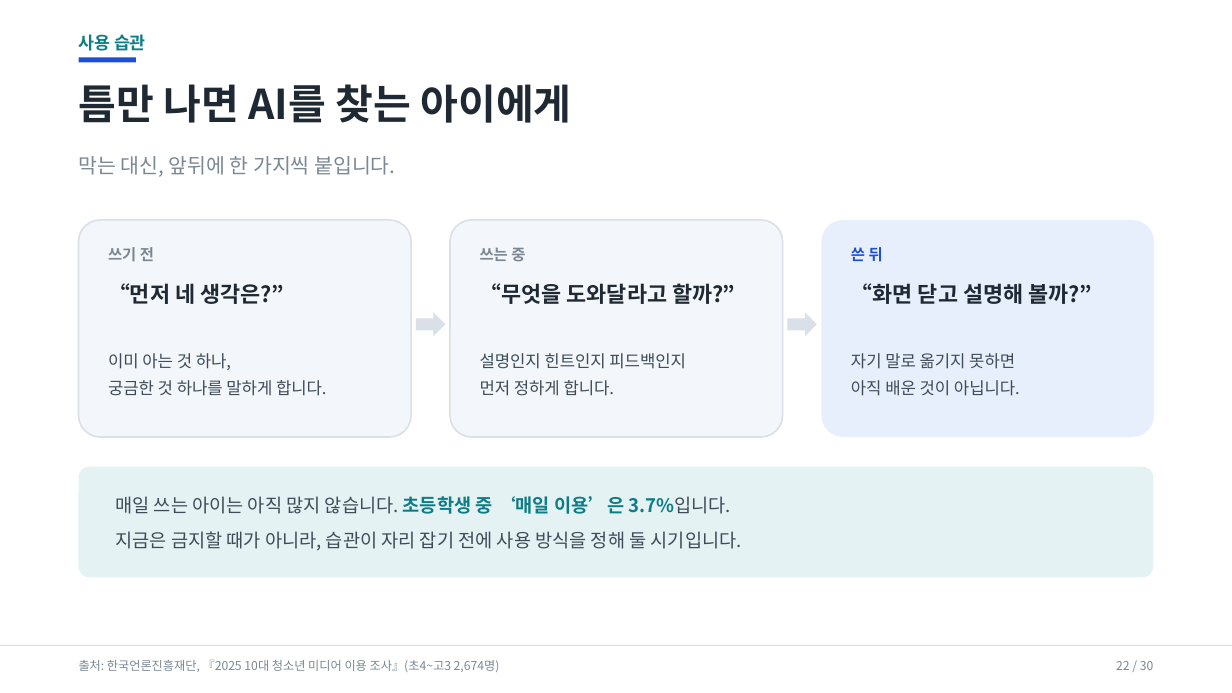
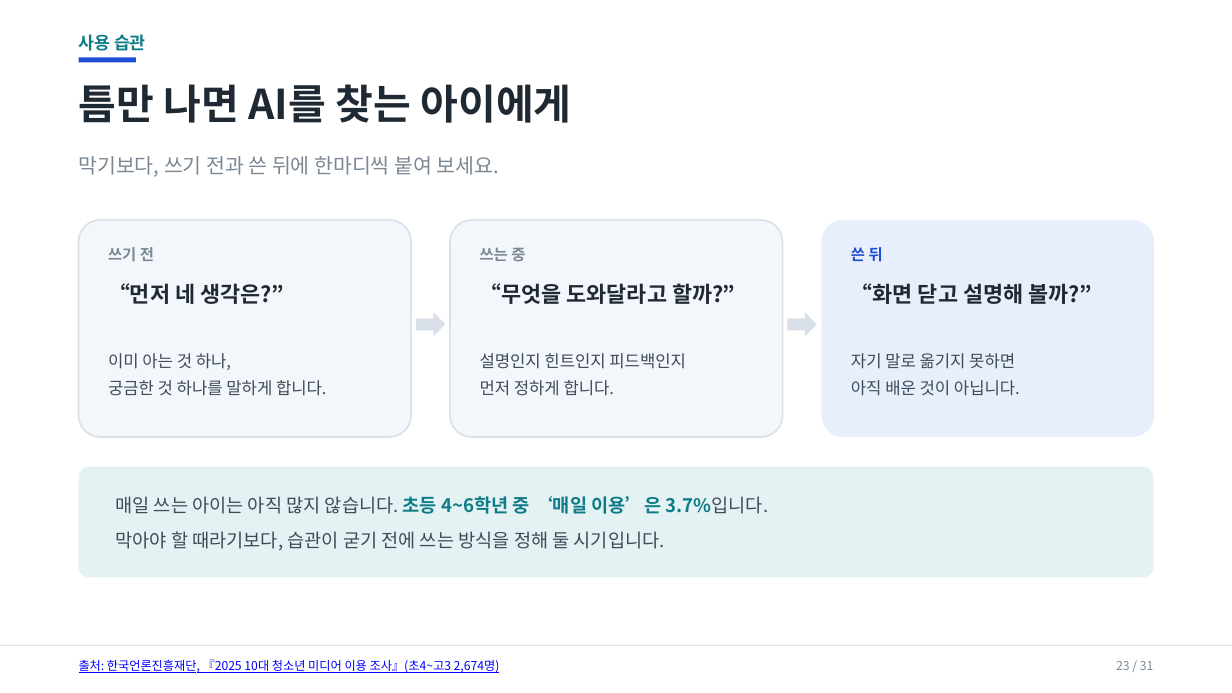
Before and after one commit to superynr/-, a slide deck: slide 23 of parent-ai-training/AI시대_학부모연수_20260917.pptx (slide 22 before the commit). Drawn at 1232x693 pixels with LibreOffice and Linux fonts; fonts in the diff are those of the drawing. Boxes give left, top, right and bottom in pixels: in the first picture for what was removed or moved away, otherwise in the second. Text is boxed around its words. In the diff, an @@ line names an element or a change of style, - is before the commit and + after.

```diff
--- a/parent-ai-training/AI시대_학부모연수_20260917.pptx
+++ b/parent-ai-training/AI시대_학부모연수_20260917.pptx
@@ text at <box>79,156,499,177</box>: text changed @@
-막는 대신, 앞뒤에 한 가지씩 붙입니다.
+막기보다, 쓰기 전과 쓴 뒤에 한마디씩 붙여 보세요.
@@ text at <box>115,496,769,551</box>: text changed @@
-매일 쓰는 아이는 아직 많지 않습니다. 초등학생 중 ‘매일 이용’은 3.7%입니다.
-지금은 금지할 때가 아니라, 습관이 자리 잡기 전에 사용 방식을 정해 둘 시기입니다.
+매일 쓰는 아이는 아직 많지 않습니다. 초등 4~6학년 중 ‘매일 이용’은 3.7%입니다.
+막아야 할 때라기보다, 습관이 굳기 전에 쓰는 방식을 정해 둘 시기입니다.
@@ text "출처: 한국언론진흥재단, 『2025 10대 청소년 ..." at <box>79,659,500,673</box>: text colour #7B8894 to #0000FF, underline on @@
@@ text at <box>1116,661,1153,670</box>: text changed @@
-22 / 30
+23 / 31
```
Also in this commit, not shown: 29 other slides changed, 1 slide added, 7 other files.
